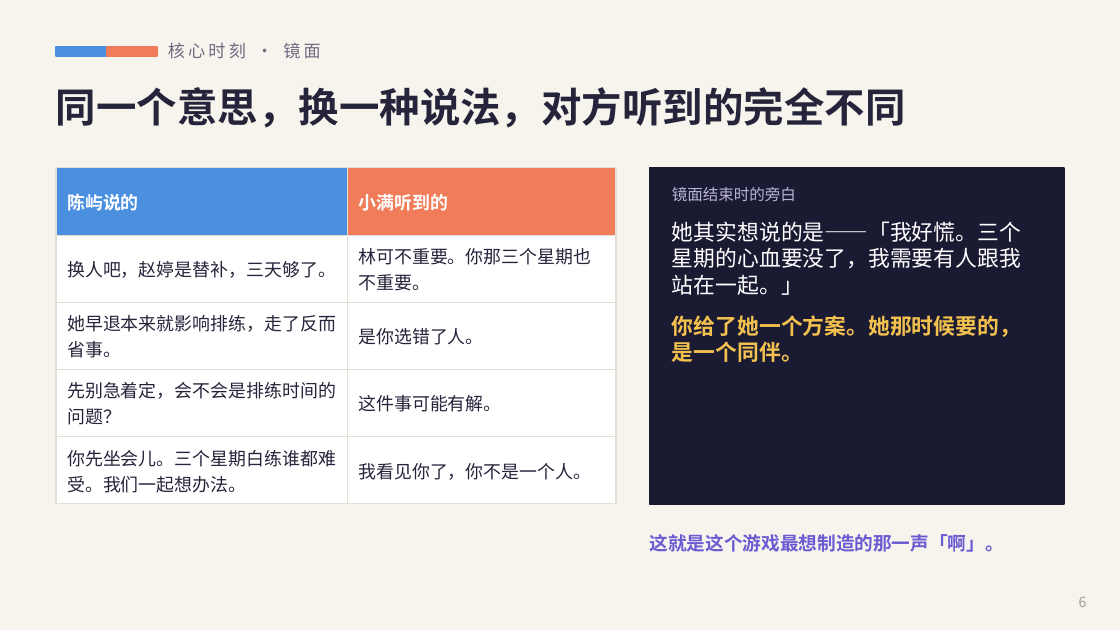
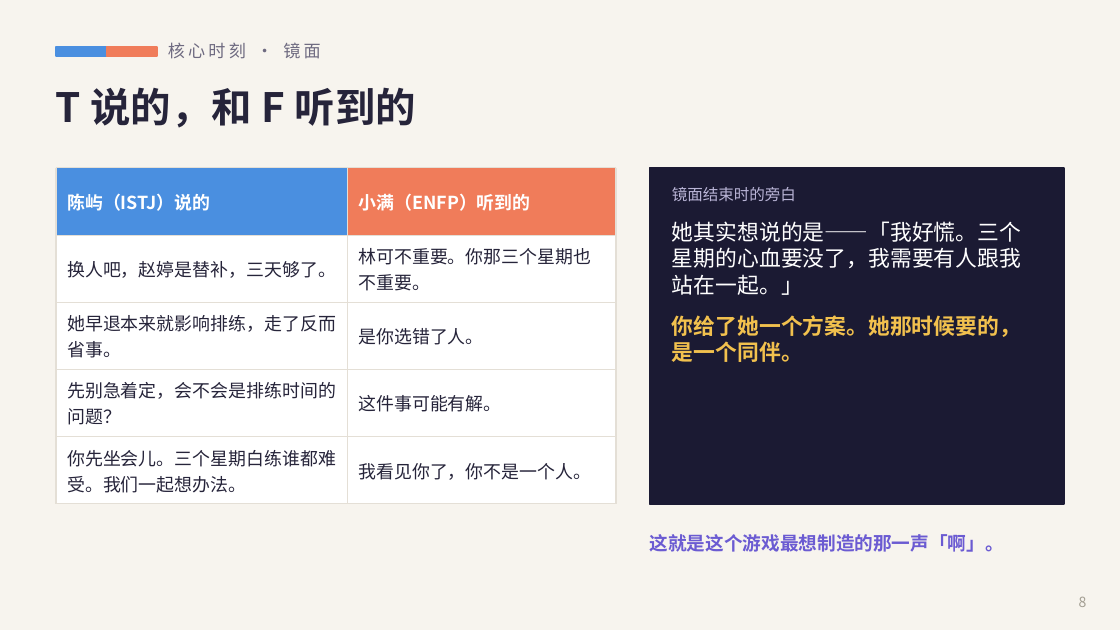
Before and after one commit to YuYuYuZero/overself-ai-edu-game, a slide deck: slide 8 of pitch/Overself-路演.pptx (slide 6 before the commit). Drawn at 1120x630 pixels with LibreOffice and Linux fonts; fonts in the diff are those of the drawing. Boxes give left, top, right and bottom in pixels: in the first picture for what was removed or moved away, otherwise in the second. Text is boxed around its words. In the diff, an @@ line names an element or a change of style, - is before the commit and + after.

```diff
--- a/pitch/Overself-路演.pptx
+++ b/pitch/Overself-路演.pptx
@@ text at [56,87,416,128]: text changed @@
-同一个意思，换一种说法，对方听到的完全不同
+T 说的，和 F 听到的
@@ table at [56,168,616,497] @@
-row 1, column 1: 陈屿说的
+row 1, column 1: 陈屿（ISTJ）说的
-row 1, column 2: 小满听到的
+row 1, column 2: 小满（ENFP）听到的
```
Also in this commit, not shown: 8 other slides changed, 5 slides added, 3 slides removed, 21 other files.
